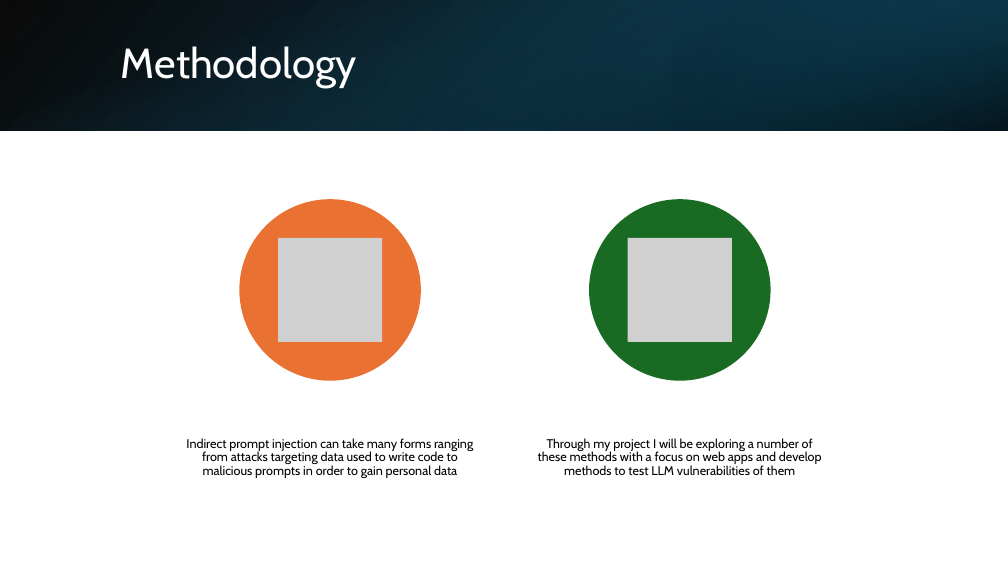
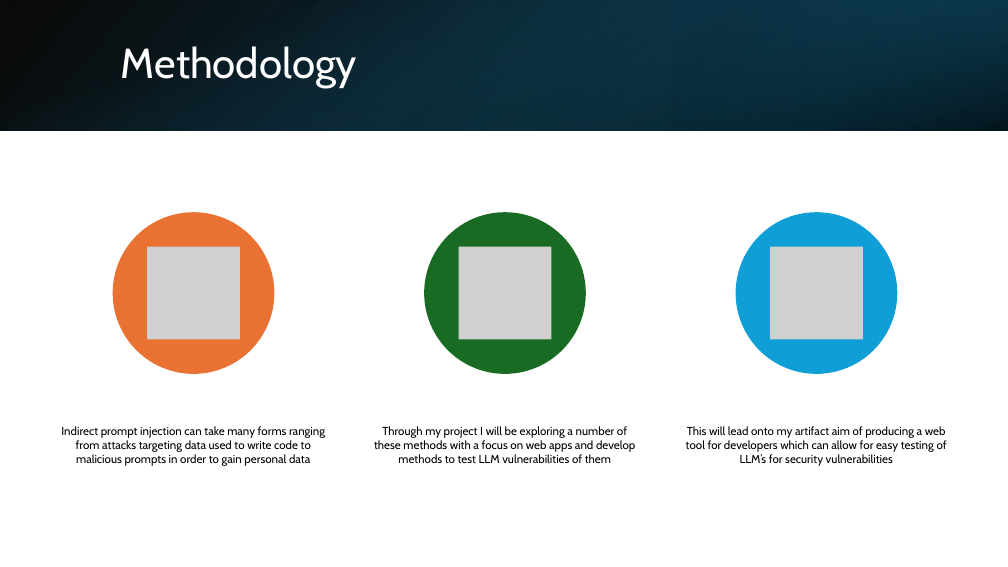
Before and after one commit to Fitch-Gamer/Bachelors-Dissertation, a slide deck: slide 10 of Demonstration of progress/Demonstration of progress.pptx. Drawn at 1008x567 pixels with LibreOffice and Linux fonts; fonts in the diff are those of the drawing; grey boxes stand for pictures. Boxes give left, top, right and bottom in pixels: in the first picture for what was removed or moved away, otherwise in the second. Text is boxed around its words. In the diff, an @@ line names an element or a change of style, - is before the commit and + after.

```diff
--- a/Demonstration of progress/Demonstration of progress.pptx
+++ b/Demonstration of progress/Demonstration of progress.pptx
@@ ellipse: place and size @@
-ellipse at box(240, 199, 421, 380)
+ellipse at box(113, 212, 274, 374)
@@ picture removed at box(278, 238, 383, 343) @@
@@ ellipse: place and size @@
-ellipse at box(589, 199, 771, 380)
+ellipse at box(424, 212, 586, 374)
@@ picture: place and size @@
-picture at box(628, 238, 732, 343)
+picture at box(459, 247, 552, 340)
@@ text "Indirect prompt injection can take ...": place and size @@
-text "Indirect prompt injection can take ..." at box(186, 438, 473, 478)
+text "Indirect prompt injection can take ..." at box(61, 426, 325, 466)
@@ text "Indirect prompt injection can take ..." at box(61, 426, 325, 466): size 12 to 11 pt; line spacing 0.9 to 1 @@
@@ text "Through my project I will ..." at box(374, 426, 635, 463): size 12 to 11 pt; line spacing 0.9 to 1 @@
@@ text "Through my project I will ...": place and size @@
-text "Through my project I will ..." at box(538, 438, 822, 475)
+text "Through my project I will ..." at box(374, 426, 635, 463)
@@ group added at box(147, 212, 947, 466): 2 pictures, 1 ellipse, 1 text @@
+This will lead onto my artifact aim of producing a web tool for developers which can allow for easy testing of LLM’s for security vulnerabilities
```
Also in this commit, not shown: 1 other slide changed, 1 slide added, 25 other files.
